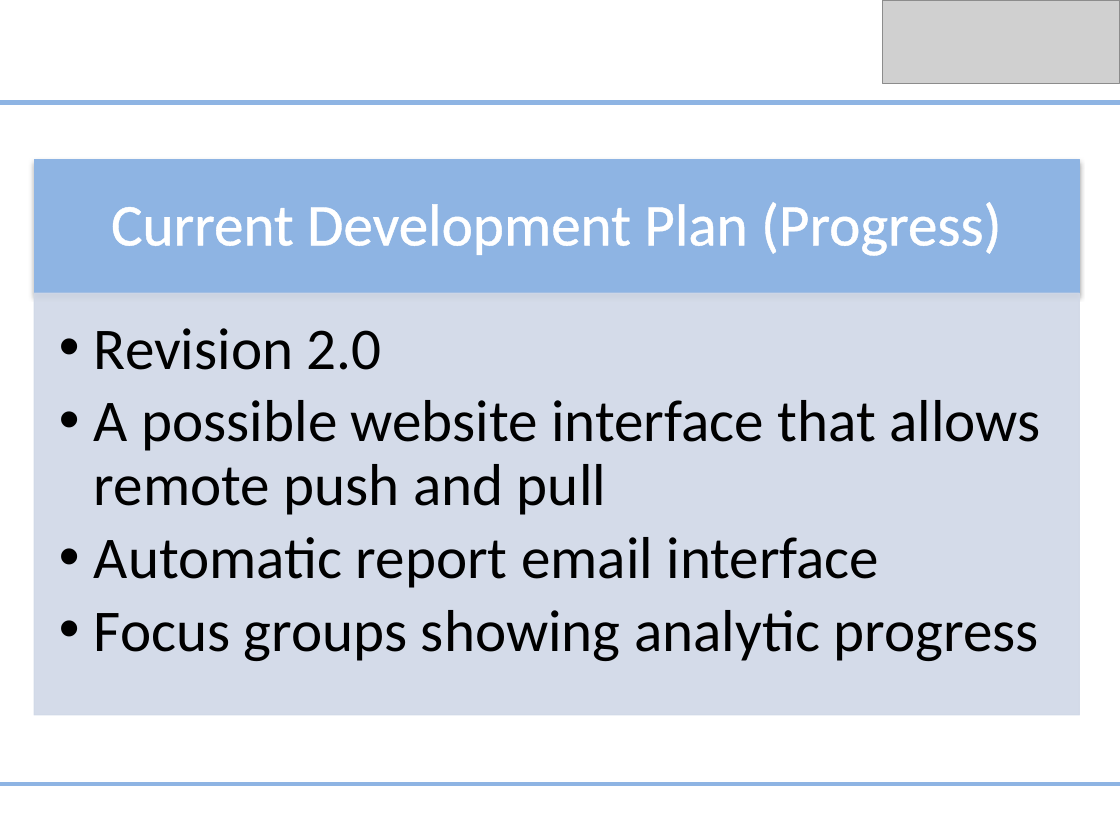
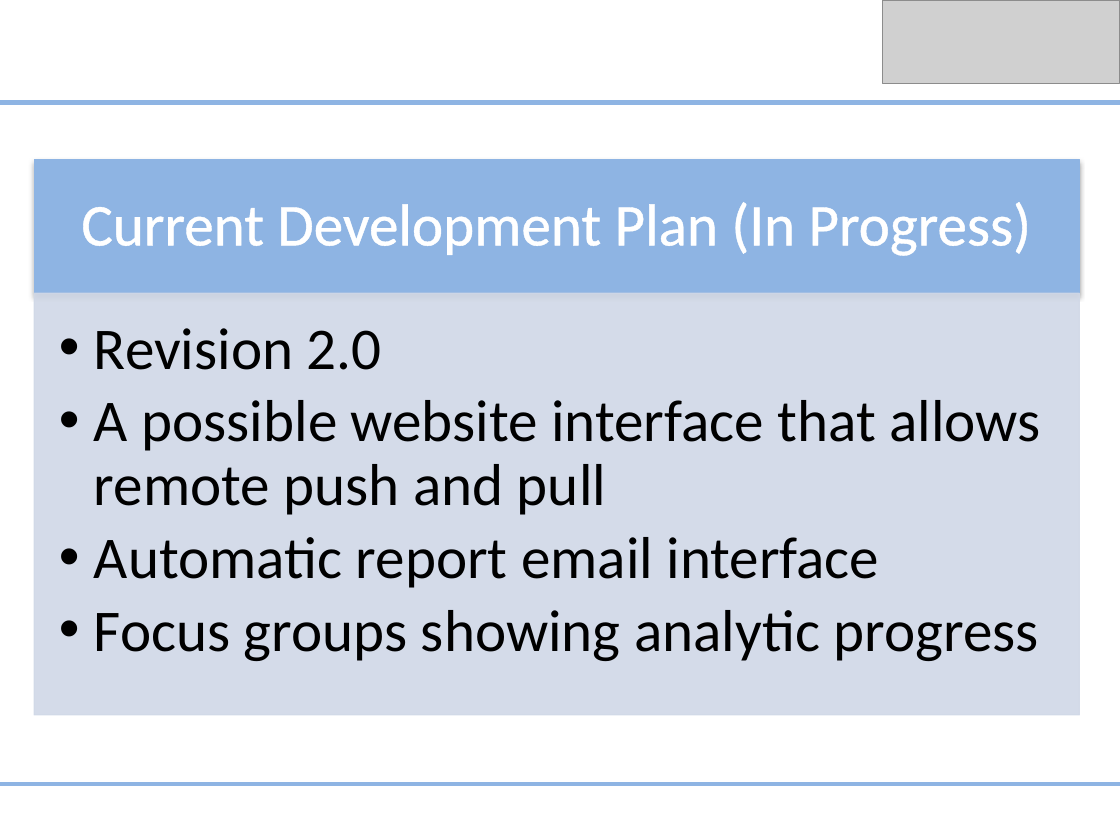
Before and after one commit to av8ramit/excelerate, a slide deck: slide 9 of Documents/Business Plan.pptx. Drawn at 1120x840 pixels with LibreOffice and Linux fonts; fonts in the diff are those of the drawing; grey boxes stand for pictures. Boxes give left, top, right and bottom in pixels: in the first picture for what was removed or moved away, otherwise in the second. Text is boxed around its words. In the diff, an @@ line names an element or a change of style, - is before the commit and + after.

```diff
--- a/Documents/Business Plan.pptx
+++ b/Documents/Business Plan.pptx
@@ text at (81,202,1032,256): text changed @@
-Current Development Plan (Progress)
+Current Development Plan (In Progress)
```
Also in this commit, not shown: 3 other slides changed, 1 slide added.
